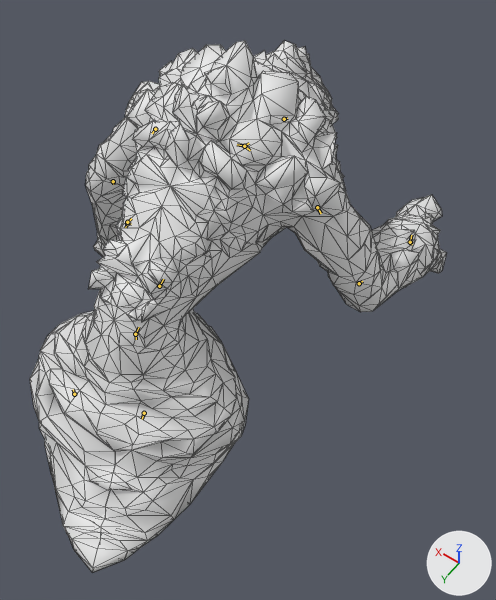
Two versions of the Blender file assets-src/rooms/tavern/creature-clips/LavaSpawn.blend, one commit apart.
One viewpoint serves both versions: a 50 mm camera at (-0.799, 1.38, 1.735) aimed at (-0.153, 0.475, 0.313). Lighting does not change. The marker at lower right points along +X, +Y and +Z. The first picture is the older version. Both versions are drawn at frame 10 of the action 'SitDrink'; the numbers are the values there. The bones that bend it are drawn over the model as lines. Mesh edges are drawn as thin lines.

The first picture shows 'LavaSpawnSourceMesh'.
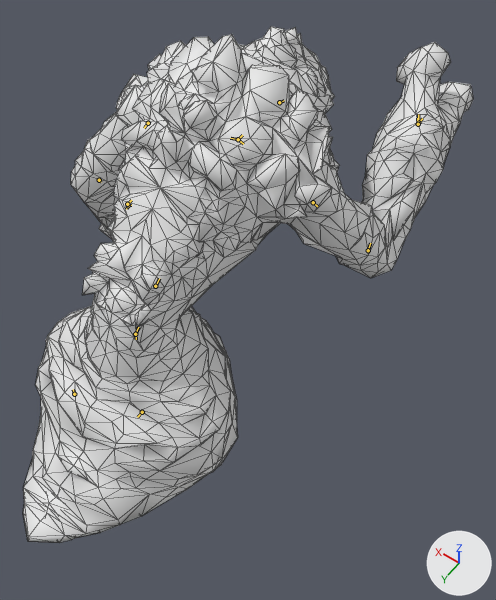
Boxes [x1, y1, x2, y2] around the edits, measured in the pictures (496 x 600 px):
'LavaSpawnSourceMesh', posed (8% wider)
    before: [30, 40, 446, 573]
    after: [23, 27, 473, 543]
bone 'tail2', root to tip
    before: (144, 413) to (142, 419)
    after: (142, 412) to (137, 417)
bone 'spine', root to tip
    before: (135, 334) to (139, 327)
    after: (135, 334) to (138, 327)
bone 'chest', root to tip
    before: (159, 286) to (163, 279)
    after: (155, 286) to (159, 278)
bone 'neck', root to tip
    before: (244, 146) to (249, 143)
    after: (238, 139) to (242, 135)
bone 'arm1.L', root to tip
    before: (155, 129) to (152, 133)
    after: (148, 123) to (144, 128)
bone 'arm2.L', root to tip
    before: (113, 181) to (113, 184)
    after: (99, 180) to (101, 182)
bone 'arm1.R', root to tip
    before: (317, 207) to (321, 213)
    after: (313, 202) to (317, 206)
bone 'arm2.R', root to tip
    before: (359, 283) to (362, 281)
    after: (368, 250) to (370, 243)

What the commit changed:
Bone 'tail1' (bone_tail1) turns from (0, -10, 1) to (0, 0, 0) degrees about its own x, y and z.
Bone 'tail2' (bone_tail2) turns from (0, 0, 14) to (0, 0, 0) degrees about its own x, y and z.
Bone 'spine' (bone_spine) turns from (-8, 0, 0) to (0, 0, 0) degrees about its own x, y and z.
Bone 'chest' (bone_chest) turns from (4, 0, 0) to (0, 0, 0) degrees about its own x, y and z.
Bone 'neck' (bone_neck) turns from (-5, 0, 0) to (0, 0, 0) degrees about its own x, y and z.
Bone 'arm1.L' (bone_arm1_l) turns from (-1, -6, -8) to (0, 0, 0) degrees about its own x, y and z.
Bone 'arm2.L' (bone_arm2_l) turns from (-2, 5, 17) to (0, 0, 0) degrees about its own x, y and z.
Bone 'arm1.R' (bone_arm1_r) turns from (-29, 18, 3) to (-46, 25, 0) degrees about its own x, y and z.
Bone 'arm2.R' (bone_arm2_r) turns from (10, -13, 9) to (47, -14, 6) degrees about its own x, y and z.
